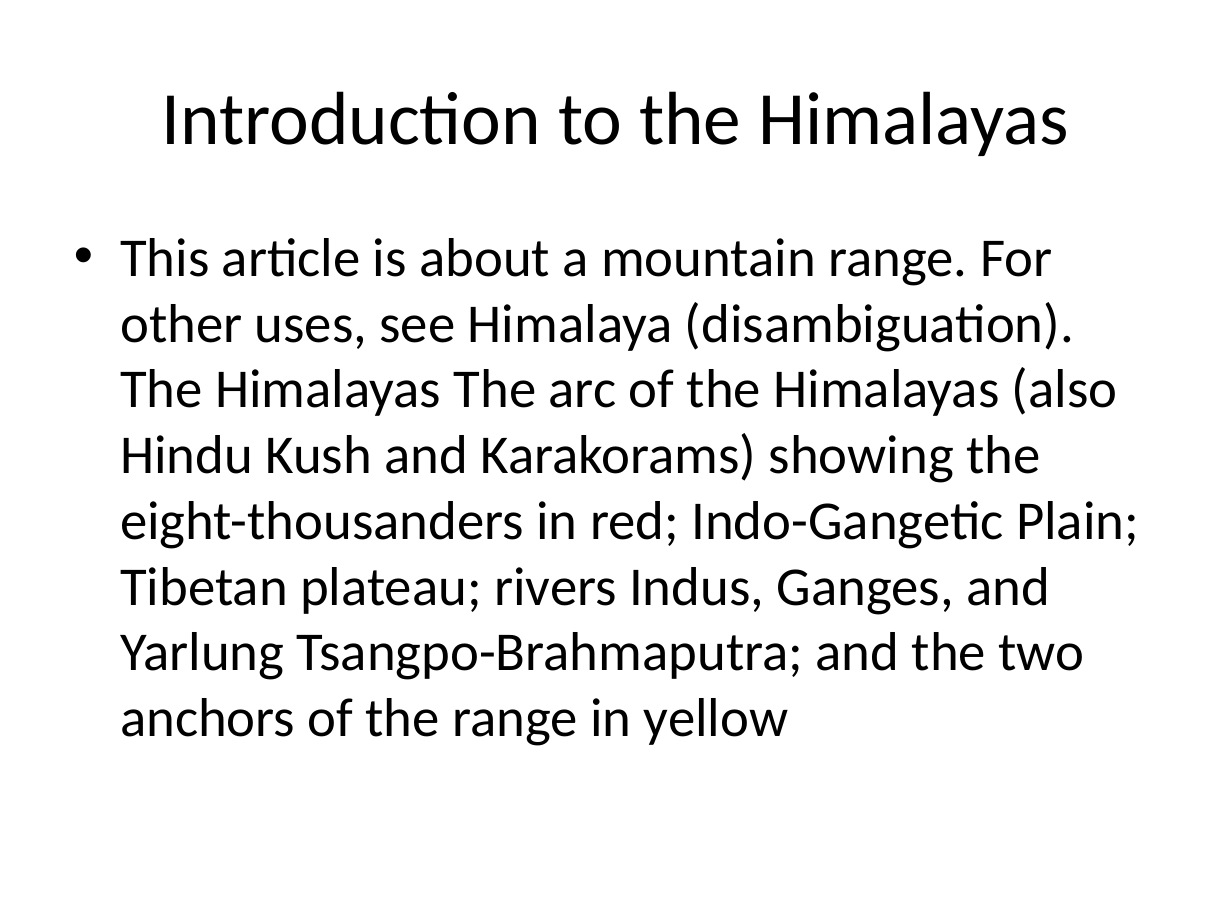
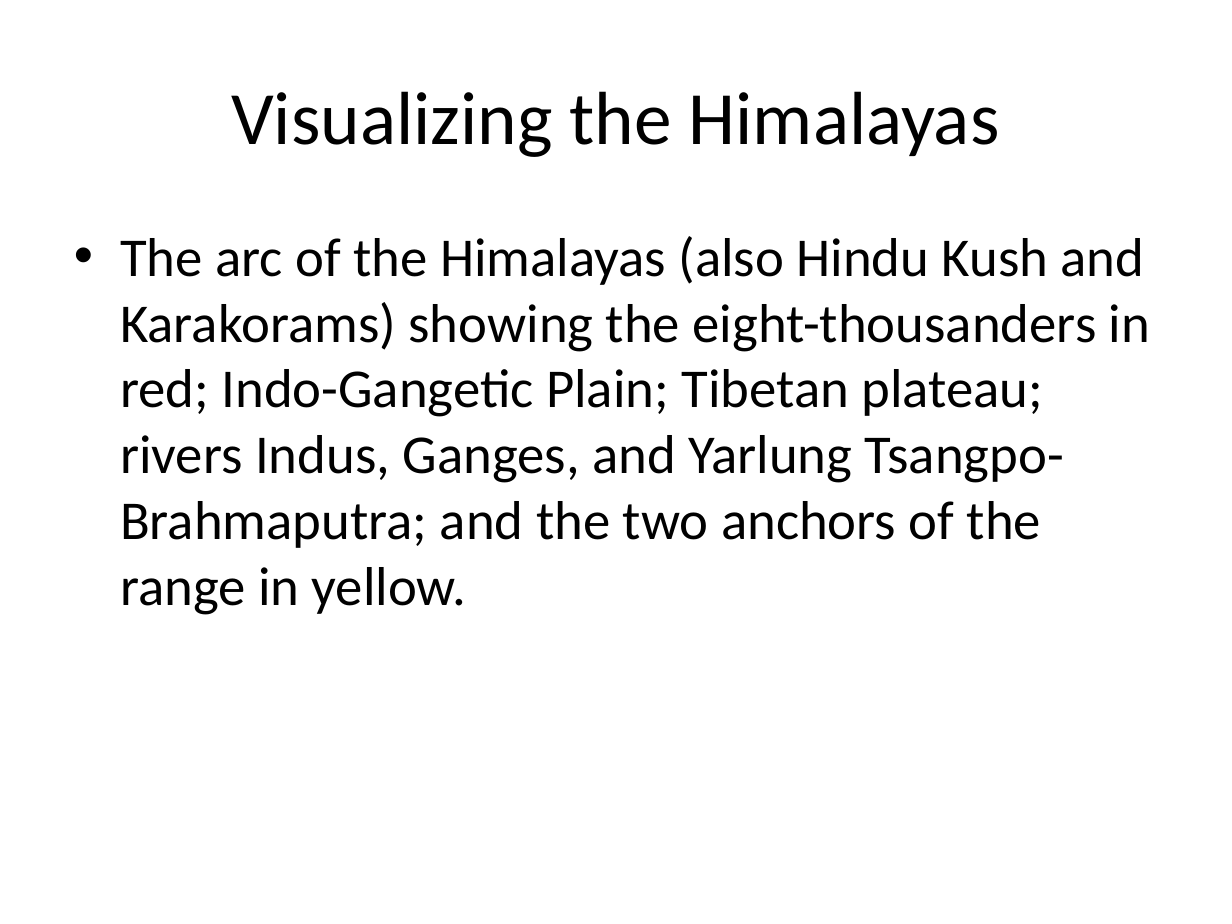
Before and after one commit to Abinayasankar-co/alsanotes, a slide deck: slide 7 of backend/business_performance_presentation.pptx (slide 2 before the commit). Drawn at 1232x924 pixels with LibreOffice and Linux fonts; fonts in the diff are those of the drawing. Boxes give left, top, right and bottom in pixels: in the first picture for what was removed or moved away, otherwise in the second. Text is boxed around its words. In the diff, an @@ line names an element or a change of style, - is before the commit and + after.

```diff
--- a/backend/business_performance_presentation.pptx
+++ b/backend/business_performance_presentation.pptx
@@ title at <box>231,91,1000,157</box>: text changed @@
-Introduction to the Himalayas
+Visualizing the Himalayas
@@ text at <box>120,236,1150,615</box>: text changed @@
-• This article is about a mountain range. For other uses, see Himalaya (disambiguation). The Himalayas The arc of the Himalayas (also Hindu Kush and Karakorams) showing the eight-thousanders in red; Indo-Gangetic Plain; Tibetan plateau; rivers Indus, Ganges, and Yarlung Tsangpo-Brahmaputra; and the two anchors of the range in yellow
+• The arc of the Himalayas (also Hindu Kush and Karakorams) showing the eight-thousanders in red; Indo-Gangetic Plain; Tibetan plateau; rivers Indus, Ganges, and Yarlung Tsangpo-Brahmaputra; and the two anchors of the range in yellow.
```
Also in this commit, not shown: 3 other slides changed, 1 slide added, 4 slides removed, 9 other files.
